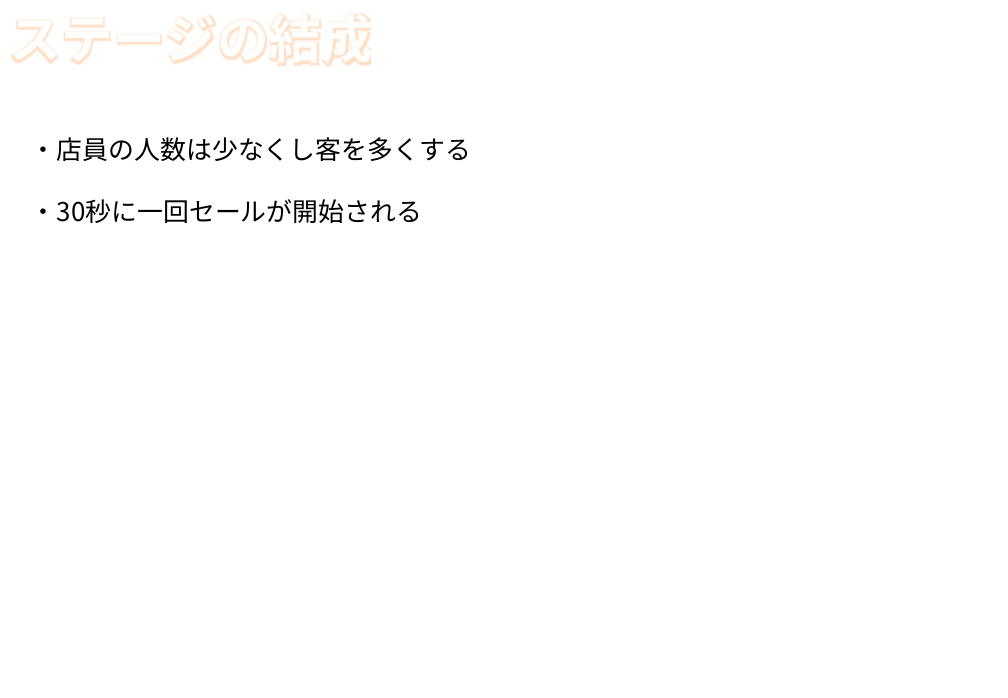
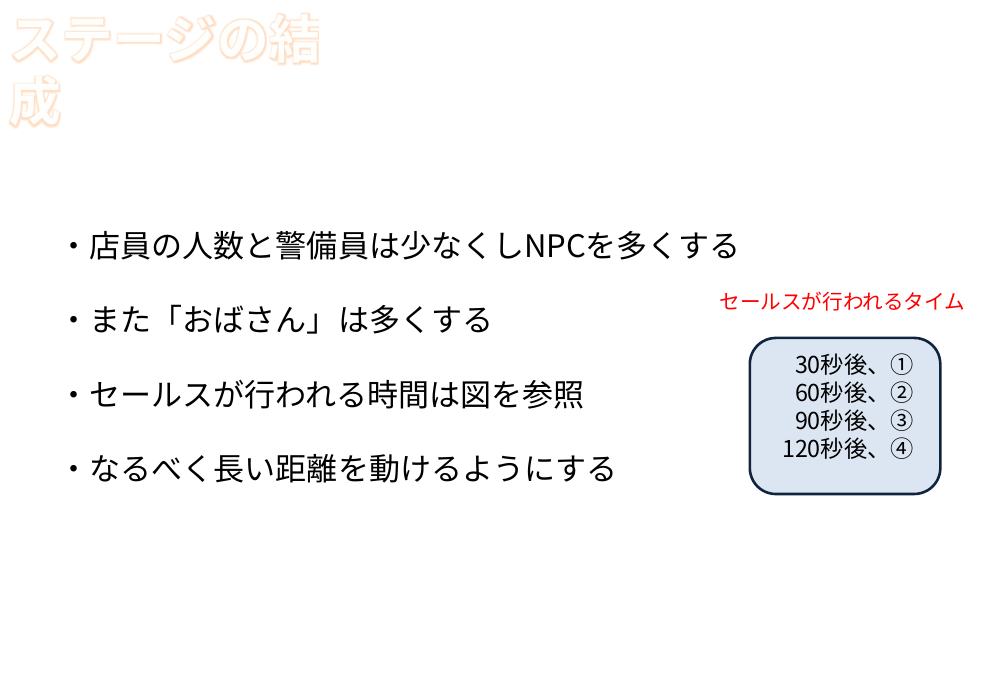
Before and after one commit to H29LatterPeriodTeam07/team07, a slide deck: slide 5 of ステージ1考案.pptx. Drawn at 1008x698 pixels with LibreOffice and Linux fonts; fonts in the diff are those of the drawing; background and template pictures are left out. Boxes give left, top, right and bottom in pixels: in the first picture for what was removed or moved away, otherwise in the second. Text is boxed around its words. In the diff, an @@ line names an element or a change of style, - is before the commit and + after.

Commit message:
ステージ考案1~5までの物です

```diff
--- a/ステージ1考案.pptx
+++ b/ステージ1考案.pptx
@@ text "ステージの結成" rewrapped from <box>0,3,390,74</box> to <box>0,3,356,74</box> @@
@@ text at <box>59,231,741,483</box>: text changed; size 20 to 24 pt @@
-・店員の人数は少なくし客を多くする
-・30秒に一回セールが開始される
+・店員の人数と警備員は少なくしNPCを多くする
+・また「おばさん」は多くする
+・セールスが行われる時間は図を参照
+・なるべく長い距離を動けるようにする
@@ text added at <box>720,291,966,311</box>, 16 pt, text #FF0000 @@
+セールスが行われるタイム
@@ rounded rectangle added at <box>750,338,941,494</box>, fill #DCE6F2, outline #0F243E 2 pt, 18 pt, text #000000 @@
+30秒後、①
+60秒後、②
+90秒後、③
+120秒後、④
```
Also in this commit, not shown: 4 other slides changed, 3 slides added, 4 other files.
